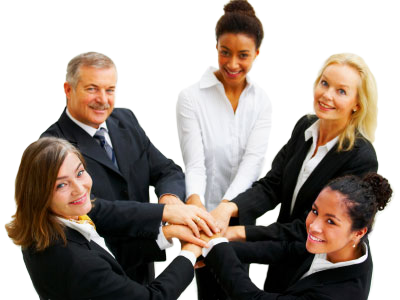
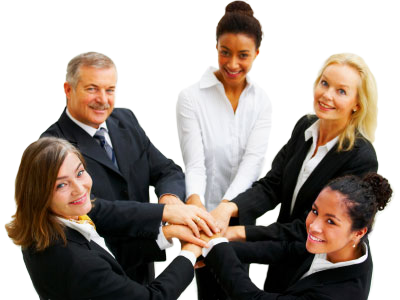
Two versions of the same layered image (400 × 300). Layer-by-layer changes:
renamed "Layer 3" to "Final", painted on it over [left=214, top=0, right=266, bottom=69]
